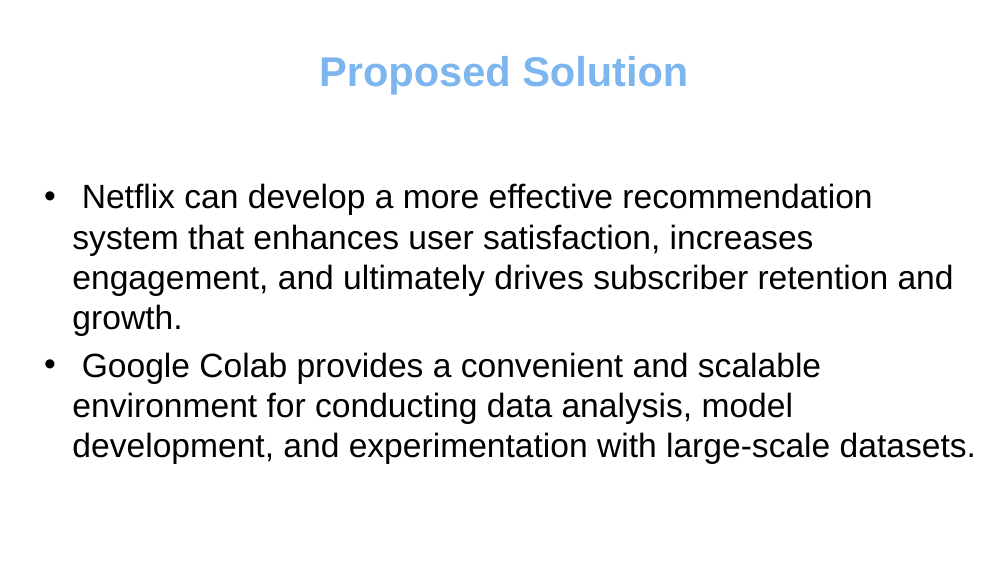
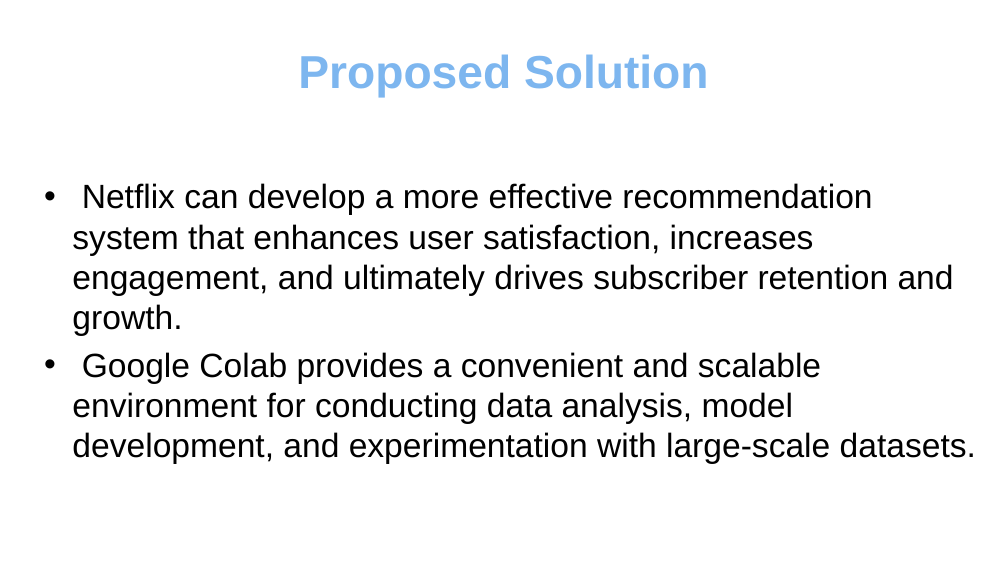
Before and after one commit to A2b0i04/Abirami.A-, a slide deck: slide 4 of Netflix Movies and TV Shows.pptx. Drawn at 1008x567 pixels with LibreOffice and Linux fonts; fonts in the diff are those of the drawing; background and template pictures are left out. Boxes give left, top, right and bottom in pixels: in the first picture for what was removed or moved away, otherwise in the second. Text is boxed around its words. In the diff, an @@ line names an element or a change of style, - is before the commit and + after.

```diff
--- a/Netflix Movies and TV Shows.pptx
+++ b/Netflix Movies and TV Shows.pptx
@@ title "Proposed Solution" at (298, 54, 708, 98): size 39.6 to 44 pt @@
```
Also in this commit, not shown: 7 other slides changed.
